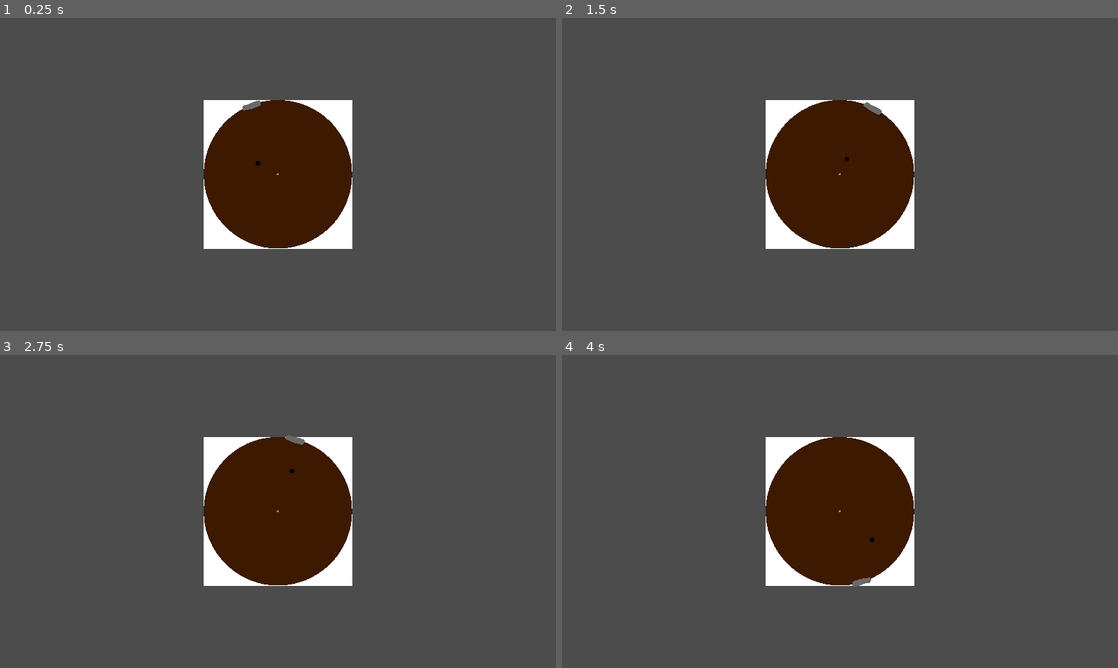
Above: before the commit, frames 1-4 (two rows, left to right).
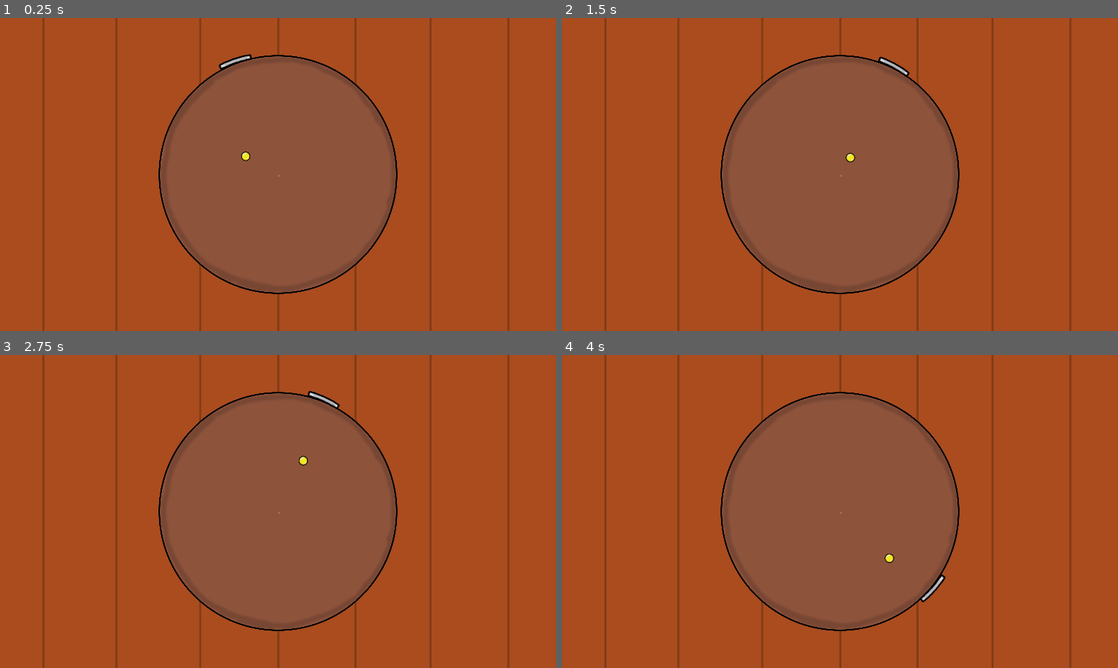
Above: after the commit, the same moments.

Repository: Paulpanther/GameJam11
Game: Godot game, scene res://Scenes/Room3/CatMouse.tscn
Same seed, same stepped clock (60 frames per second), same inputs: the game is played once before the commit and once after it. This scene is started directly instead of the project's main scene.
Inputs (mouse positions are in pixels of both pictures, inside the frame that each line leads up to):
- Up to frame 1 (0.25 s): no input
- Up to frame 2 (1.5 s): move the mouse to (962, 158) at 0.52 s; click (962, 158) at 0.67 s; move the mouse to (728, 190) at 1.27 s; click (728, 190) at 1.42 s
- Up to frame 3 (2.75 s): move the mouse to (333, 442) at 2.02 s; click (333, 442) at 2.17 s
- Up to frame 4 (4 s): move the mouse to (812, 574) at 2.77 s; click (812, 574) at 2.92 s; move the mouse to (1006, 558) at 3.52 s; click (1006, 558) at 3.67 s

The runs differ from the first frame. In frame 1, 100% of the frame differs, in the area x 0-100%, y 0-100%; in frame 2, 100%; in frame 3, 100%; in frame 4, 100%.
Error in both runs: Attempt to call function 'set_room' in base 'null instance' on a null instance. (res://Scripts/Globals/room_handler.gd:14)

Commit message:
add new stuff to room 3 and update cat mouse sprites

Diff:
--- a/Scenes/Room3/CatMouse.tscn
+++ b/Scenes/Room3/CatMouse.tscn
@@ -1,11 +1,12 @@
-[gd_scene load_steps=9 format=2]
+[gd_scene load_steps=10 format=2]
 
 [ext_resource path="res://Scripts/Room3/CatMouse/player.gd" type="Script" id=1]
-[ext_resource path="res://Sprites/Room3/CatMouse/blockade.png" type="Texture" id=2]
-[ext_resource path="res://Sprites/Room3/CatMouse/table.png" type="Texture" id=3]
-[ext_resource path="res://Sprites/Room3/CatMouse/player.png" type="Texture" id=4]
+[ext_resource path="res://Sprites/Room3/blockade.png" type="Texture" id=2]
+[ext_resource path="res://Sprites/Room3/table_top_view.png" type="Texture" id=3]
+[ext_resource path="res://Sprites/Room3/ball.png" type="Texture" id=4]
 [ext_resource path="res://Scripts/Room3/CatMouse/win_condition.gd" type="Script" id=5]
 [ext_resource path="res://Scripts/Room3/CatMouse/blockade.gd" type="Script" id=6]
+[ext_resource path="res://Sprites/Room3/floor_top_view.png" type="Texture" id=7]
 
 [sub_resource type="CircleShape2D" id=1]
 radius = 557.454
@@ -15,8 +16,14 @@
 
 [node name="CatMouse" type="Node2D"]
 
+[node name="floor" type="Sprite" parent="."]
+position = Vector2( 962.069, 542.278 )
+scale = Vector2( 1.41384, 1 )
+texture = ExtResource( 7 )
+
 [node name="table" type="Sprite" parent="."]
-scale = Vector2( 0.5, 0.5 )
+position = Vector2( 960, 540 )
+scale = Vector2( 0.8, 0.8 )
 texture = ExtResource( 3 )
 
 [node name="block" type="Sprite" parent="table"]
@@ -28,7 +35,7 @@
 [node name="Area2D" type="Area2D" parent="table/block"]
 
 [node name="CollisionPolygon2D" type="CollisionPolygon2D" parent="table/block/Area2D"]
-polygon = PoolVector2Array( 294.479, -405.59, 316.979, -424.34, 405.979, -334.09, 381.479, -313.09 )
+polygon = PoolVector2Array( 303.546, -411.57, 316.979, -424.34, 370.292, -383.715, 412.862, -331.159, 399.198, -320.122, 357.679, -370.051 )
 
 [node name="Area2D" type="Area2D" parent="table"]
 script = ExtResource( 5 )
@@ -37,15 +44,13 @@
 shape = SubResource( 1 )
 
 [node name="player" type="Sprite" parent="."]
+position = Vector2( 960, 540 )
 texture = ExtResource( 4 )
 script = ExtResource( 1 )
 
-[node name="Area2D" type="Area2D" parent="player"]
+[node name="PlayerArea" type="Area2D" parent="player"]
 
-[node name="CollisionShape2D" type="CollisionShape2D" parent="player/Area2D"]
+[node name="CollisionShape2D" type="CollisionShape2D" parent="player/PlayerArea"]
 shape = SubResource( 2 )
-
-[node name="Camera2D" type="Camera2D" parent="."]
-current = true
 [connection signal="area_entered" from="table/block/Area2D" to="player" method="_on_Area2D_area_entered"]
 [connection signal="area_exited" from="table/Area2D" to="table/Area2D" method="_on_Area2D_area_exited"]
--- a/Scripts/Room3/CatMouse/blockade.gd
+++ b/Scripts/Room3/CatMouse/blockade.gd
@@ -12,7 +12,9 @@
 
 
 func _process(delta):
-	var target_angle = get_parent().get_parent().get_node("player").get_angle() + 45
+	var target_vector = get_parent().get_parent().get_node("player").global_position
+	target_vector += Vector2(-960,-540)
+	var target_angle = rad2deg(target_vector.angle()) + 45
 	var current_angle = rad2deg(global_rotation)
 
 
--- a/Scripts/Room3/CatMouse/player.gd
+++ b/Scripts/Room3/CatMouse/player.gd
@@ -16,7 +16,7 @@
 		var current_position = global_position
 		var next_position_direction = mouse - current_position
 		var next_position_direction_normalized = next_position_direction.normalized()
-		var next_position = current_position + next_position_direction_normalized * delta * 320
+		var next_position = current_position + next_position_direction_normalized * delta * 320 *1.6
 		global_position = next_position
 
 
--- a/Scripts/Room3/room3.gd
+++ b/Scripts/Room3/room3.gd
@@ -1,5 +1,7 @@
 extends Node
 
+func _ready():
+	SceneStack.switch_scene("res://Scenes/Room3/CatMouse.tscn")
 
 func on_detail_return():
 	$TableAndFlower.on_detail_return()
Binary file removed: Sprites/Room3/CatMouse/blockade.png
Binary file removed: Sprites/Room3/CatMouse/player.png
Binary file removed: Sprites/Room3/CatMouse/table.png
Binary file added: Sprites/Room3/ball.png
Not shown, changed: Sprites/Room3/ball.png.import
Binary file added: Sprites/Room3/blockade.png
Not shown, changed: Sprites/Room3/blockade.png.import
Binary file added: Sprites/Room3/floor_top_view.png
Not shown, changed: Sprites/Room3/floor_top_view.png.import
Binary file added: Sprites/Room3/table_top_view.png
Not shown, added: Sprites/Room3/table_top_view.png.import
